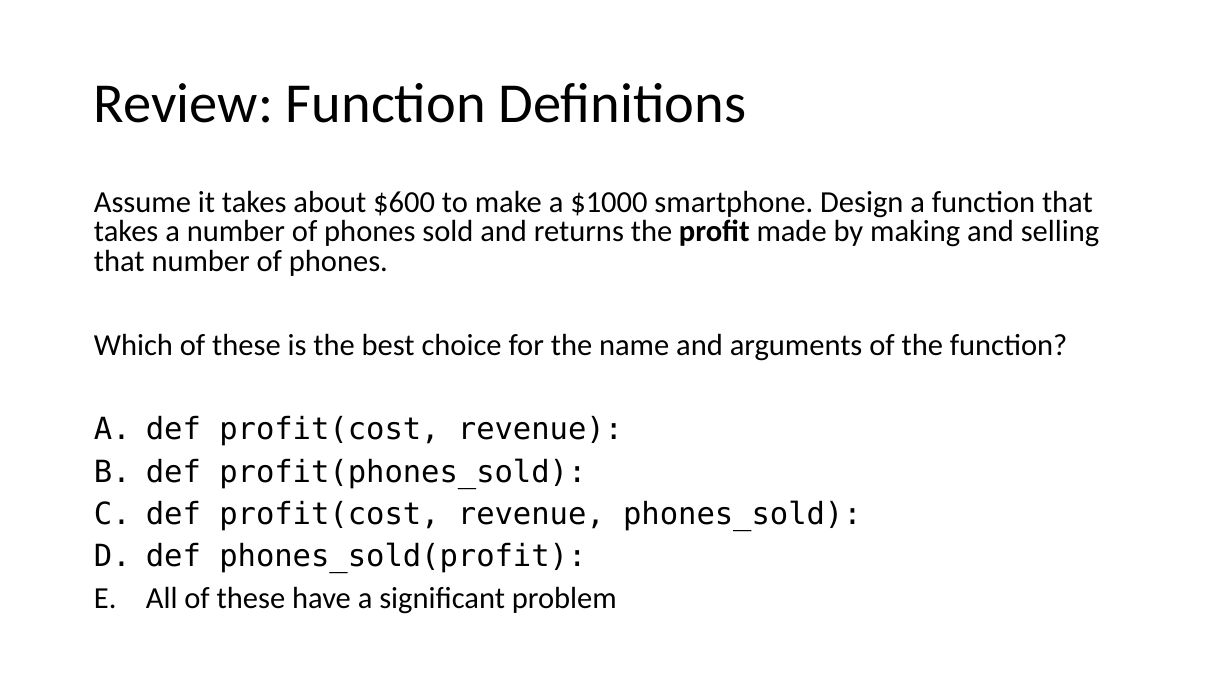
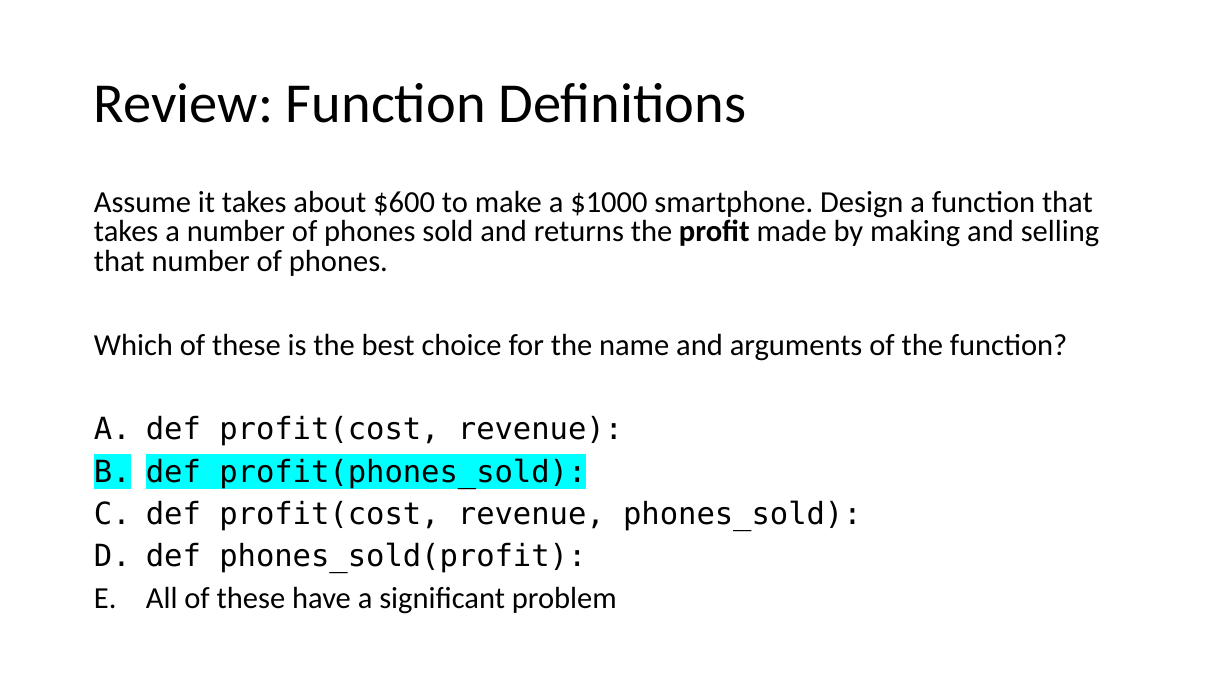
Before and after one commit to catherinefxia/ucsd-cse8a-w20.github.io, a slide deck: slide 4 of lectures/CSE8AW20-01-14-Lec3-Booleans-If/CSE8AW20-01-09-Lec3-Booleans-If-slides.pptx. Drawn at 1232x693 pixels with LibreOffice and Linux fonts; fonts in the diff are those of the drawing. Boxes give left, top, right and bottom in pixels: in the first picture for what was removed or moved away, otherwise in the second. Text is boxed around its words. In the diff, an @@ line names an element or a change of style, - is before the commit and + after.

```diff
--- a/lectures/CSE8AW20-01-14-Lec3-Booleans-If/CSE8AW20-01-09-Lec3-Booleans-If-slides.pptx
+++ b/lectures/CSE8AW20-01-14-Lec3-Booleans-If/CSE8AW20-01-09-Lec3-Booleans-If-slides.pptx
@@ text at bbox=[146, 458, 586, 489]: highlight none to #00FFFF in "def profit(phones_sold):" @@
```
Also in this commit, not shown: 6 other slides changed, 4 other files.
